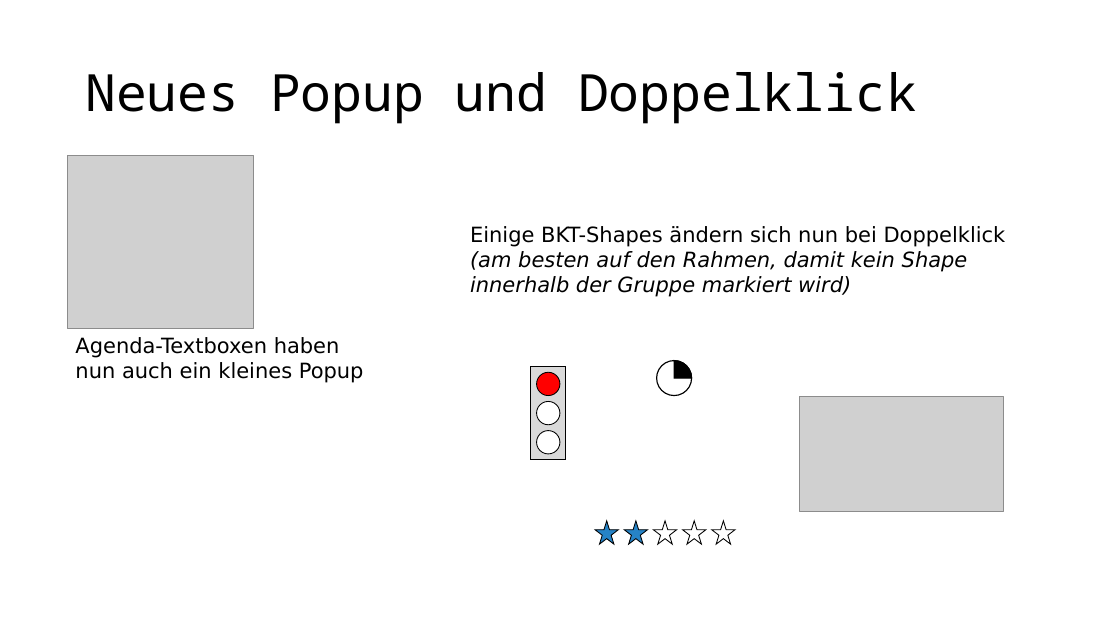
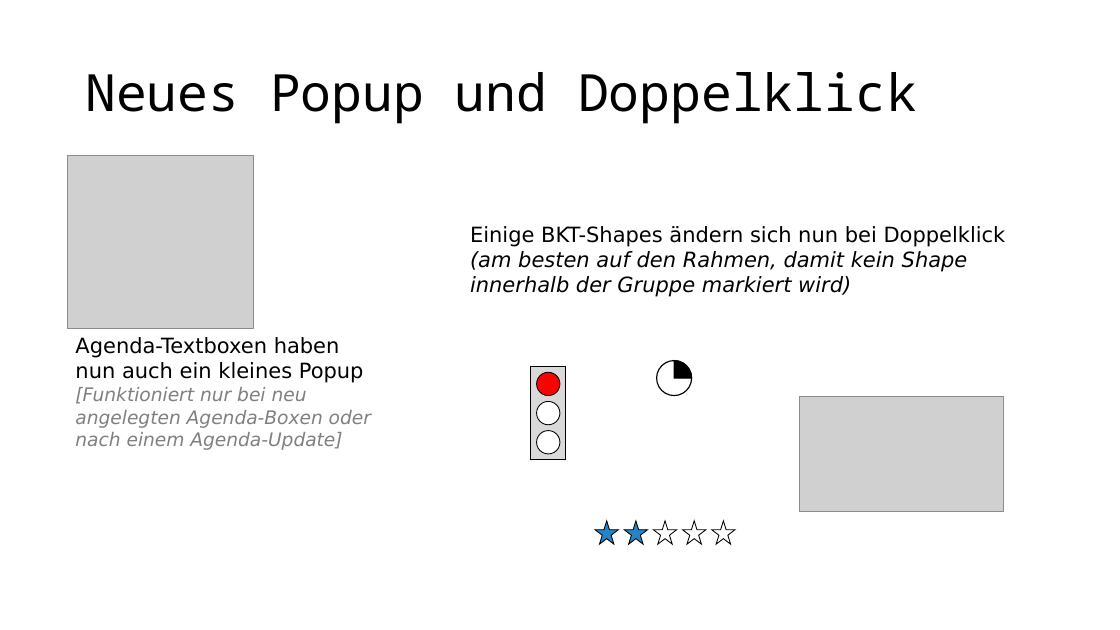
Before and after one commit to pyro-team/bkt-toolbox, a slide deck: slide 10 of documentation/Changelog.pptx. Drawn at 1120x630 pixels with LibreOffice and Linux fonts; fonts in the diff are those of the drawing; grey boxes stand for pictures. Boxes give left, top, right and bottom in pixels: in the first picture for what was removed or moved away, otherwise in the second. Text is boxed around its words. In the diff, an @@ line names an element or a change of style, - is before the commit and + after.

Commit message:
updated changelog

```diff
--- a/documentation/Changelog.pptx
+++ b/documentation/Changelog.pptx
@@ text at box(75, 387, 371, 450): paragraph added @@
+[Funktioniert nur bei neu angelegten Agenda-Boxen oder nach einem Agenda-Update]
```
